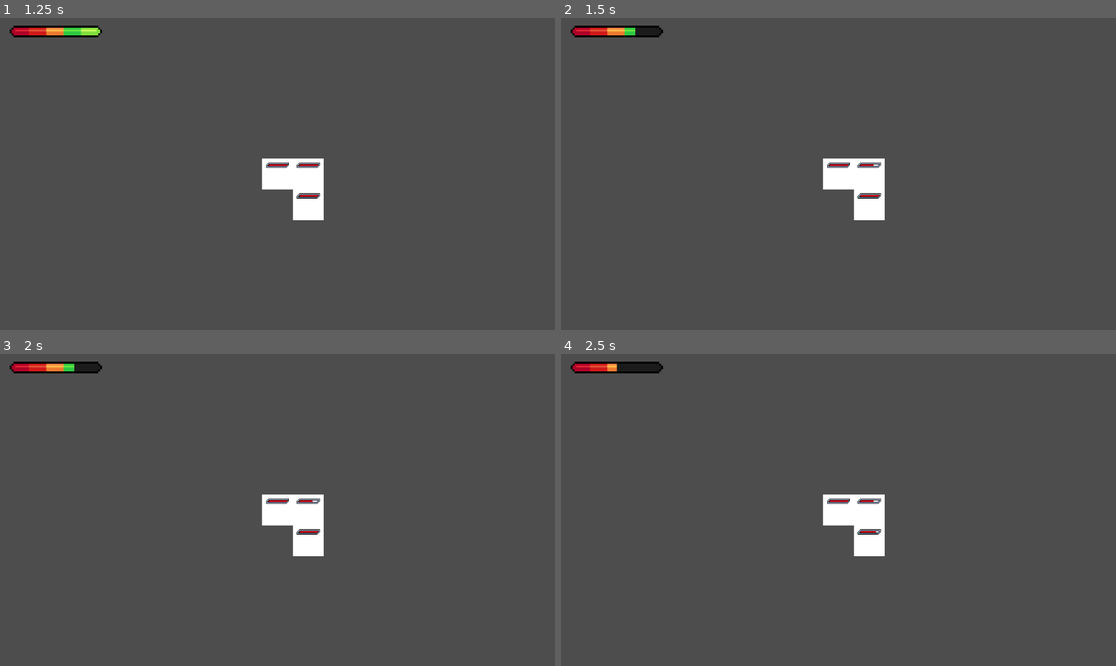
Above: before the commit, frames 1-4 (two rows, left to right).
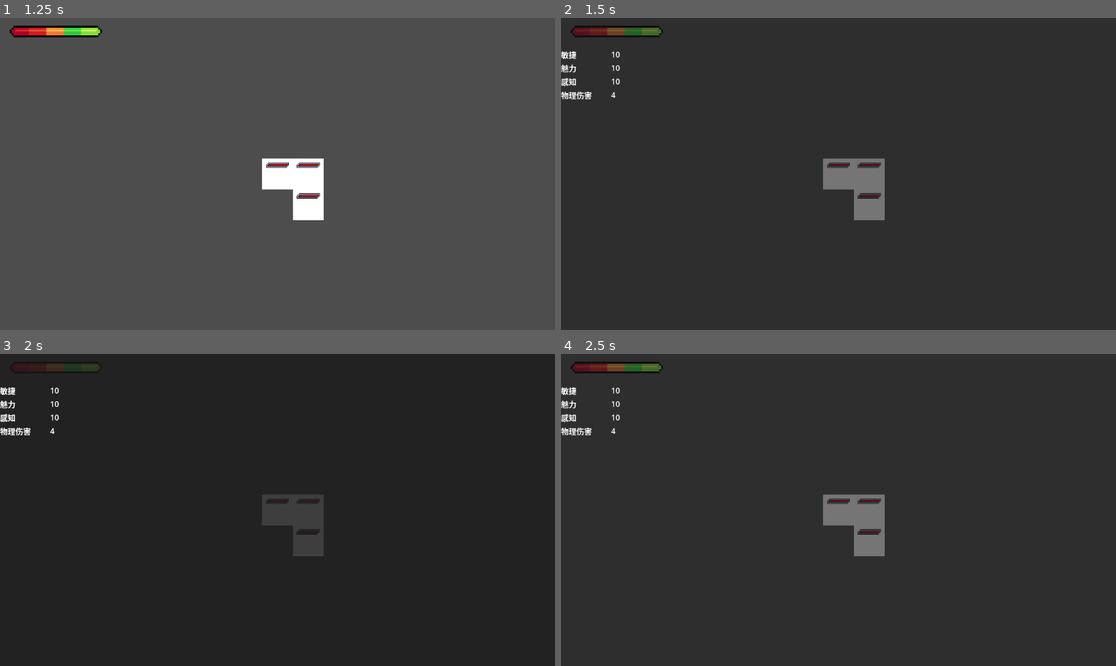
Above: after the commit, the same moments.

Repository: zuiyu1998/text_dungeon
Game: Godot game, scene res://main.tscn
The game is run twice, just before and just after one commit, with the same random seed, the same clock (stepped at 60 frames per second) and the same inputs.
Inputs (mouse positions are in pixels of both pictures, inside the frame that each line leads up to):
- Up to frame 1 (1.25 s): tap Enter at 0.5 s; hold C (check, bound only after the commit) from 0.53 s (still down); click (277, 174) at 0.67 s
- Up to frame 2 (1.5 s): tap Space at 1.25 s; move the mouse to (871, 174) at 1.27 s; release C (check, bound only after the commit) at 1.28 s; hold Tab (backpack, bound only after the commit) from 1.28 s (still down); click (871, 174) at 1.35 s
- Up to frame 3 (2 s): keep holding Tab (backpack, bound only after the commit); tap C (check, bound only after the commit) at 1.55 s
- Up to frame 4 (2.5 s): tap Enter at 2 s; move the mouse to (871, 541) at 2.02 s; release Tab (backpack, bound only after the commit) at 2.03 s; hold C (check, bound only after the commit) from 2.03 s (still down); click (871, 541) at 2.17 s

Frame 1 is identical in both runs. In frame 2, 100% of the frame differs, in the area x 0-100%, y 0-100%; in frame 3, 100%; in frame 4, 100%.

Commit message:
feat: 基础状态ui

Diff:
--- a/main.tscn
+++ b/main.tscn
@@ -35,3 +35,4 @@
 [node name="Camera2D" type="Camera2D" parent="Level"]
 
 [node name="PlayerUi" parent="Level" instance=ExtResource("2_twehq")]
+layer = 2
--- a/project.godot
+++ b/project.godot
@@ -30,6 +30,16 @@
 "events": [Object(InputEventMouseButton,"resource_local_to_scene":false,"resource_name":"","device":-1,"window_id":0,"a …(257 unchanged characters)…
 ]
 }
+check={
+"deadzone": 0.2,
+"events": [Object(InputEventKey,"resource_local_to_scene":false,"resource_name":"","device":-1,"window_id":0,"alt_pressed":false,"shift_pressed":false,"ctrl_pressed":false,"meta_pressed":false,"pressed":false,"keycode":0,"physical_keycode":67,"key_label":0,"unicode":99,"location":0,"echo":false,"script":null)
+]
+}
+backpack={
+"deadzone": 0.2,
+"events": [Object(InputEventKey,"resource_local_to_scene":false,"resource_name":"","device":-1,"window_id":0,"alt_pressed":false,"shift_pressed":false,"ctrl_pressed":false,"meta_pressed":false,"pressed":false,"keycode":0,"physical_keycode":4194306,"key_label":0,"unicode":0,"location":0,"echo":false,"script":null)
+]
+}
 
 [rendering]
 
--- /dev/null
+++ b/src/common/ui/prop_ui.gd
@@ -0,0 +1,10 @@
+class_name PropUi
+extends HBoxContainer
+
+@onready var prop_label: Label = $PropLabel
+@onready var prop_value: Label = $PropValue
+
+
+func update_prop(label: String, value: int):
+	prop_label.text = label
+	prop_value.text = str(value)
--- /dev/null
+++ b/src/common/ui/prop_ui.tscn
@@ -0,0 +1,16 @@
+[gd_scene load_steps=2 format=3 uid="uid://crpd7l1kqg7il"]
+
+[ext_resource type="Script" uid="uid://8oltcaa7ooee" path="res://src/common/ui/prop_ui.gd" id="1_67jbk"]
+
+[node name="PropUi" type="HBoxContainer"]
+script = ExtResource("1_67jbk")
+
+[node name="PropLabel" type="Label" parent="."]
+custom_minimum_size = Vector2(100, 0)
+layout_mode = 2
+text = "属性标签"
+
+[node name="PropValue" type="Label" parent="."]
+custom_minimum_size = Vector2(100, 0)
+layout_mode = 2
+text = "属性值"
--- a/src/enemy/enemy.gd
+++ b/src/enemy/enemy.gd
@@ -5,10 +5,21 @@
 @onready var player_ui_root: Control = $Body/PlayerUiRoot
 @onready var health_ui: HealthUi = $Body/PlayerUiRoot/HealthUi
 @onready var stats: Stats = $Stats
+@onready var canvas_layer: CanvasLayer = $CanvasLayer
+@onready var stats_ui: StatsUi = $CanvasLayer/ColorRect/StatsUi
 
 
 func get_character() -> Character:
 	return EnemyCharacter.new_character(self)
+
+
+func _input(event: InputEvent) -> void:
+	if canvas_layer.visible and event.is_action_pressed("check"):
+		canvas_layer.visible = false
+
+
+func on_show_ui(v: bool):
+	canvas_layer.visible = v
 
 
 func on_interaction():
@@ -22,6 +33,8 @@
 
 func _ready() -> void:
 	player_ui_root.size = body.texture.get_size()
+	var info = stats.get_state_info()
+	stats_ui.update_ui(info)
 	_on_bind()
 	on_health_update()
 
--- a/src/enemy/enemy.tscn
+++ b/src/enemy/enemy.tscn
@@ -1,10 +1,11 @@
-[gd_scene load_steps=8 format=3 uid="uid://d0reyuh7j0jwn"]
+[gd_scene load_steps=9 format=3 uid="uid://d0reyuh7j0jwn"]
 
 [ext_resource type="Texture2D" uid="uid://bk2riplhufksl" path="res://src/enemy/bg.png" id="1_jqhkc"]
 [ext_resource type="Script" uid="uid://10l0axiw42l8" path="res://src/enemy/enemy.gd" id="1_l06ag"]
 [ext_resource type="PackedScene" uid="uid://cc3sbhjjfmyxk" path="res://src/stats/stats.tscn" id="2_e76po"]
 [ext_resource type="PackedScene" uid="uid://cjufwoa1g1rsx" path="res://src/common/ui/health_ui.tscn" id="3_33u4l"]
 [ext_resource type="Texture2D" uid="uid://dfdhhro860jab" path="res://src/common/ui/assets/health_bg.png" id="4_kgq4t"]
+[ext_resource type="PackedScene" uid="uid://cimqi3md1x66b" path="res://src/stats/ui/stats_ui.tscn" id="6_uydu6"]
 
 [sub_resource type="AtlasTexture" id="AtlasTexture_e3pvy"]
 atlas = ExtResource("4_kgq4t")
@@ -39,3 +40,29 @@
 offset_bottom = 19.0
 texture_under = SubResource("AtlasTexture_e3pvy")
 texture_progress = SubResource("AtlasTexture_n7en7")
+
+[node name="CanvasLayer" type="CanvasLayer" parent="."]
+layer = 99
+visible = false
+
+[node name="ColorRect" type="ColorRect" parent="CanvasLayer"]
+anchors_preset = 15
+anchor_right = 1.0
+anchor_bottom = 1.0
+grow_horizontal = 2
+grow_vertical = 2
+color = Color(1, 1, 1, 0)
+metadata/_edit_use_anchors_ = true
+
+[node name="StatsUi" parent="CanvasLayer/ColorRect" node_paths=PackedStringArray("stats") instance=ExtResource("6_uydu6")]
+layout_mode = 1
+anchors_preset = 8
+anchor_left = 0.5
+anchor_top = 0.5
+anchor_right = 0.5
+anchor_bottom = 0.5
+offset_left = -400.0
+offset_top = -300.0
+offset_right = 400.0
+offset_bottom = 300.0
+stats = NodePath("../../../Stats")
--- a/src/map/i_tile_map.gd
+++ b/src/map/i_tile_map.gd
@@ -3,8 +3,8 @@
 extends Node2D
 
 var tile_id_selected: int
-
 var tile_slot_nodes: Dictionary = {}
+var check = false
 
 
 func _ready() -> void:
@@ -16,6 +16,19 @@
 func _unhandled_input(event: InputEvent) -> void:
 	if event.is_action_pressed("interaction"):
 		on_interaction()
+	if event.is_action_pressed("check"):
+		on_check()
+
+
+func on_check():
+	if tile_id_selected == null:
+		return
+
+	var tile_slot_node: ITileSlot = tile_slot_nodes.get(tile_id_selected)
+
+	if tile_slot_node:
+		check = !check
+		tile_slot_node.on_show_ui(check)
 
 
 func on_interaction():
--- a/src/map/tile_slot.gd
+++ b/src/map/tile_slot.gd
@@ -1,3 +1,4 @@
+@tool
 class_name ITileSlot
 extends Area2D
 
@@ -9,6 +10,13 @@
 func _ready() -> void:
 	# refactor 如何精准的获取tile_interface
 	tile_interface = get_child(1)
+
+
+func on_show_ui(v: bool):
+	if not tile_interface:
+		return
+	if tile_interface.has_method("on_show_ui"):
+		tile_interface.on_show_ui(v)
 
 
 func on_interaction():
--- a/src/player/player.gd
+++ b/src/player/player.gd
@@ -2,10 +2,21 @@
 extends Node
 
 @onready var stats: Stats = $Stats
+@onready var canvas_layer: CanvasLayer = $CanvasLayer
+@onready var stats_ui: StatsUi = $CanvasLayer/ColorRect/StatsUi
+
+
+func _ready() -> void:
+	stats_ui.update_ui(stats.get_state_info())
 
 
 func get_character() -> Character:
 	return PlayerCharacter.new_character(self)
+
+
+func _unhandled_input(event: InputEvent) -> void:
+	if event.is_action_pressed("backpack"):
+		canvas_layer.visible = !canvas_layer.visible
 
 
 class PlayerCharacter:
--- a/src/player/player.tscn
+++ b/src/player/player.tscn
@@ -1,9 +1,36 @@
-[gd_scene load_steps=3 format=3 uid="uid://b88ir88h7knoi"]
+[gd_scene load_steps=4 format=3 uid="uid://b88ir88h7knoi"]
 
 [ext_resource type="PackedScene" uid="uid://cc3sbhjjfmyxk" path="res://src/stats/stats.tscn" id="1_g4r22"]
 [ext_resource type="Script" uid="uid://b7jp5m15t6sil" path="res://src/player/player.gd" id="1_nfdmx"]
+[ext_resource type="PackedScene" uid="uid://cimqi3md1x66b" path="res://src/stats/ui/stats_ui.tscn" id="3_mf2ua"]
 
 [node name="Player" type="Node"]
 script = ExtResource("1_nfdmx")
 
 [node name="Stats" parent="." instance=ExtResource("1_g4r22")]
+
+[node name="CanvasLayer" type="CanvasLayer" parent="."]
+layer = 98
+visible = false
+
+[node name="ColorRect" type="ColorRect" parent="CanvasLayer"]
+anchors_preset = 15
+anchor_right = 1.0
+anchor_bottom = 1.0
+grow_horizontal = 2
+grow_vertical = 2
+color = Color(1, 1, 1, 0)
+metadata/_edit_use_anchors_ = true
+
+[node name="StatsUi" parent="CanvasLayer/ColorRect" node_paths=PackedStringArray("stats") instance=ExtResource("3_mf2ua")]
+layout_mode = 1
+anchors_preset = 8
+anchor_left = 0.5
+anchor_top = 0.5
+anchor_right = 0.5
+anchor_bottom = 0.5
+offset_left = -400.0
+offset_top = -300.0
+offset_right = 400.0
+offset_bottom = 300.0
+stats = NodePath("../../../Stats")
--- a/src/prop/props.gd
+++ b/src/prop/props.gd
@@ -4,7 +4,7 @@
 var magic_battle_source: BattleSource = BattleSource.new()
 var damage_type: Damage.DamageType = Damage.DamageType.BLUNT
 
-var _data: Dictionary = {}
+var data: Dictionary = {}
 var _effcts: Dictionary = {}
 
 
@@ -24,7 +24,7 @@
 
 
 func get_prop(prop_name: String) -> Prop:
-	return _data[prop_name]
+	return data[prop_name]
 
 
 func set_effct(effct: PropEffect):
@@ -36,13 +36,13 @@
 
 
 func set_prop(prop: Prop):
-	_data[prop.get_name()] = prop
+	data[prop.get_name()] = prop
 
 
 func to_dic() -> Dictionary:
 	var v = {}
 
-	for prop: Prop in _data.values():
+	for prop: Prop in data.values():
 		v[prop.get_name()] = prop.to_dic()
 
 	return v
--- a/src/stats/stats.gd
+++ b/src/stats/stats.gd
@@ -3,6 +3,7 @@
 
 signal health_update
 signal die
+signal state_info_update(info: StatsInfo)
 
 var _base_props: Props = PropConst.get_default_props()
 var _props: Props = PropConst.get_default_props()
@@ -22,6 +23,7 @@
 	effects.append_array(extra_effects)
 	var exector = get_effct_exector()
 	exector.apply_effcts(effects)
+	state_info_update.emit(get_state_info())
 
 
 func get_effct_exector() -> EffectExector:
@@ -59,5 +61,25 @@
 	health_update.emit()
 
 
+func get_state_info() -> StatsInfo:
+	var info = StatsInfo.new()
+	info.magic_damage = _props.magic_battle_source.damage
+	info.physic_damage = _props.physic_battle_source.damage
+	info.weapon_info = weapon.get_info()
+
+	for prop: Prop in _props.data.values():
+		info.props[prop.get_name()] = prop.get_value()
+
+	return info
+
+
 func _on_bind():
 	_state.health_update.connect(emit_health_update)
+
+
+class StatsInfo:
+	extends RefCounted
+	var physic_damage: int = 0
+	var magic_damage: int = 0
+	var props: Dictionary = {}
+	var weapon_info: WeaponInfo
--- /dev/null
+++ b/src/stats/ui/stats_ui.gd
@@ -0,0 +1,36 @@
+class_name StatsUi
+extends PanelContainer
+
+@export var stats: Stats
+# 武器信息
+# 属性信息
+#
+@onready var physic_damage: PropUi = $MarginContainer/VBoxContainer/GridContainer/PhysicDamage
+@onready var magic_damage: PropUi = $MarginContainer/VBoxContainer/GridContainer/MagicDamage
+@onready
+var weapon_ui: WeaponUi = $MarginContainer/VBoxContainer/VBoxContainer/WeaponContainer/WeaponUi
+@onready var v_box_container: VBoxContainer = $MarginContainer/VBoxContainer
+@onready var dexterity: PropUi = $MarginContainer/VBoxContainer/GridContainer/Dexterity
+@onready var constitution: PropUi = $MarginContainer/VBoxContainer/GridContainer/Constitution
+@onready var charisma: PropUi = $MarginContainer/VBoxContainer/GridContainer/Charisma
+@onready var intelligence: PropUi = $MarginContainer/VBoxContainer/GridContainer/Intelligence
+@onready var wisdom: PropUi = $MarginContainer/VBoxContainer/GridContainer/Wisdom
+@onready var strength: PropUi = $MarginContainer/VBoxContainer/GridContainer/Strength
+@onready var first_attack: PropUi = $MarginContainer/VBoxContainer/GridContainer/FirstAttack
+
+
+func update_ui(info: Stats.StatsInfo):
+	physic_damage.update_prop("物理伤害", info.physic_damage)
+	magic_damage.update_prop("魔法伤害", info.magic_damage)
+	weapon_ui.update_ui(info.weapon_info)
+	dexterity.update_prop("敏捷", info.props["dexterity"])
+	constitution.update_prop("体质", info.props["constitution"])
+	charisma.update_prop("魅力", info.props["charisma"])
+	intelligence.update_prop("智力", info.props["intelligence"])
+	wisdom.update_prop("感知", info.props["wisdom"])
+	strength.update_prop("力量", info.props["strength"])
+	first_attack.update_prop("先攻", info.props["first_attack"])
+
+
+func _ready() -> void:
+	stats.state_info_update.connect(update_ui)
--- /dev/null
+++ b/src/stats/ui/stats_ui.tscn
@@ -0,0 +1,75 @@
+[gd_scene load_steps=4 format=3 uid="uid://cimqi3md1x66b"]
+
+[ext_resource type="Script" uid="uid://dst1itjjwrgdf" path="res://src/stats/ui/stats_ui.gd" id="1_qhhds"]
+[ext_resource type="PackedScene" uid="uid://crpd7l1kqg7il" path="res://src/common/ui/prop_ui.tscn" id="2_pon0w"]
+[ext_resource type="PackedScene" uid="uid://b6urjobtj67eo" path="res://src/weapon/ui/weapon_ui.tscn" id="2_wf6vv"]
+
+[node name="StatsUi" type="PanelContainer"]
+custom_minimum_size = Vector2(1600, 800)
+anchors_preset = 15
+anchor_right = 1.0
+anchor_bottom = 1.0
+offset_right = -352.0
+offset_bottom = -48.0
+grow_horizontal = 2
+grow_vertical = 2
+script = ExtResource("1_qhhds")
+
+[node name="MarginContainer" type="MarginContainer" parent="."]
+layout_mode = 2
+theme_override_constants/margin_left = 16
+theme_override_constants/margin_top = 16
+theme_override_constants/margin_right = 16
+theme_override_constants/margin_bottom = 16
+
+[node name="VBoxContainer" type="VBoxContainer" parent="MarginContainer"]
+layout_mode = 2
+
+[node name="Label" type="Label" parent="MarginContainer/VBoxContainer"]
+layout_mode = 2
+text = "武器"
+
+[node name="VBoxContainer" type="VBoxContainer" parent="MarginContainer/VBoxContainer"]
+layout_mode = 2
+
+[node name="WeaponContainer" type="GridContainer" parent="MarginContainer/VBoxContainer/VBoxContainer"]
+layout_mode = 2
+columns = 2
+
+[node name="WeaponUi" parent="MarginContainer/VBoxContainer/VBoxContainer/WeaponContainer" instance=ExtResource("2_wf6vv")]
+layout_mode = 2
+
+[node name="Label2" type="Label" parent="MarginContainer/VBoxContainer"]
+layout_mode = 2
+text = "属性"
+
+[node name="GridContainer" type="GridContainer" parent="MarginContainer/VBoxContainer"]
+layout_mode = 2
+columns = 2
+
+[node name="Strength" parent="MarginContainer/VBoxContainer/GridContainer" instance=ExtResource("2_pon0w")]
+layout_mode = 2
+
+[node name="Dexterity" parent="MarginContainer/VBoxContainer/GridContainer" instance=ExtResource("2_pon0w")]
+layout_mode = 2
+
+[node name="Constitution" parent="MarginContainer/VBoxContainer/GridContainer" instance=ExtResource("2_pon0w")]
+layout_mode = 2
+
+[node name="Charisma" parent="MarginContainer/VBoxContainer/GridContainer" instance=ExtResource("2_pon0w")]
+layout_mode = 2
+
+[node name="Intelligence" parent="MarginContainer/VBoxContainer/GridContainer" instance=ExtResource("2_pon0w")]
+layout_mode = 2
+
+[node name="Wisdom" parent="MarginContainer/VBoxContainer/GridContainer" instance=ExtResource("2_pon0w")]
+layout_mode = 2
+
+[node name="FirstAttack" parent="MarginContainer/VBoxContainer/GridContainer" instance=ExtResource("2_pon0w")]
+layout_mode = 2
+
+[node name="PhysicDamage" parent="MarginContainer/VBoxContainer/GridContainer" instance=ExtResource("2_pon0w")]
+layout_mode = 2
+
+[node name="MagicDamage" parent="MarginContainer/VBoxContainer/GridContainer" instance=ExtResource("2_pon0w")]
+layout_mode = 2
--- /dev/null
+++ b/src/weapon/ui/weapon_ui.gd
@@ -0,0 +1,11 @@
+class_name WeaponUi
+extends TextureRect
+
+var _info: WeaponInfo
+
+@onready var weapon_name: Label = $VBoxContainer/WeaponName
+
+
+func update_ui(info: WeaponInfo):
+	weapon_name.text = info.weapon_name
+	_info = info
--- /dev/null
+++ b/src/weapon/ui/weapon_ui.tscn
@@ -0,0 +1,25 @@
+[gd_scene load_steps=3 format=3 uid="uid://b6urjobtj67eo"]
+
+[ext_resource type="Script" uid="uid://btgtpjibliq6b" path="res://src/weapon/ui/weapon_ui.gd" id="1_2xyhp"]
+[ext_resource type="Texture2D" uid="uid://7sfkokbrlv7l" path="res://src/weapon/bg.png" id="2_thoqu"]
+
+[node name="WeaponUi" type="TextureRect"]
+offset_right = 64.0
+offset_bottom = 64.0
+size_flags_horizontal = 4
+texture = ExtResource("2_thoqu")
+script = ExtResource("1_2xyhp")
+
+[node name="VBoxContainer" type="VBoxContainer" parent="."]
+layout_mode = 1
+anchors_preset = 10
+anchor_right = 1.0
+offset_bottom = 20.0
+grow_horizontal = 2
+
+[node name="WeaponName" type="Label" parent="VBoxContainer"]
+layout_mode = 2
+size_flags_horizontal = 4
+theme_override_colors/font_color = Color(0, 0, 0, 1)
+theme_override_font_sizes/font_size = 14
+text = "武器名称"
--- a/src/weapon/weapon.gd
+++ b/src/weapon/weapon.gd
@@ -21,6 +21,13 @@
 
 # 词条
 var entrys: Array[WeaponEntry] = []
+
+
+func get_info() -> WeaponInfo:
+	var info = WeaponInfo.new()
+	info.weapon_id = weapon_id
+	info.weapon_name = weapon_name
+	return info
 
 
 func get_weapon_effct() -> WeaponEffctBuilder:
--- /dev/null
+++ b/src/weapon/weapon_info.gd
@@ -0,0 +1,6 @@
+class_name WeaponInfo
+extends RefCounted
+
+var weapon_id: int
+
+var weapon_name: String
Not shown, added: src/common/ui/prop_ui.gd.uid
Not shown, added: src/stats/ui/stats_ui.gd.uid
Binary file added: src/weapon/bg.png
Not shown, added: src/weapon/bg.png.import
Not shown, added: src/weapon/ui/weapon_ui.gd.uid
Not shown, added: src/weapon/weapon_info.gd.uid
